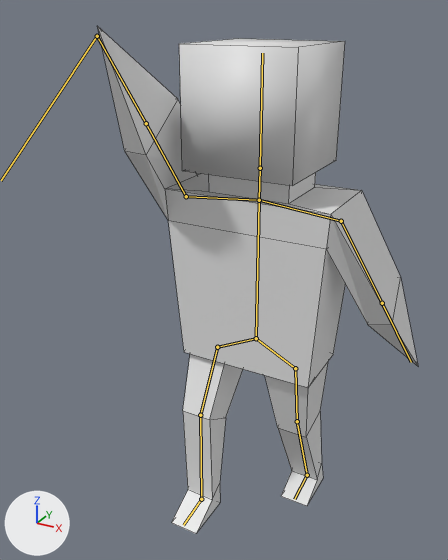
The Blender file ProjectLabyrinth/Assets/Models/PlayerChar.blend as it was, and as the next commit left it.
One viewpoint serves both versions: a camera (50 mm lens) standing at (1.84, -3.86, 3.95) and looking at (-0.05, -0.42, 2.22). Arrows for +X, +Y and +Z are at lower left; the lights stay in place. Both versions are drawn at frame 10 of the action 'AttackDU'; the numbers are the values there. The bones that bend it are drawn over the model as lines. Mesh edges are drawn as thin lines.

Names of what the first picture shows: 'PlayerModel'.
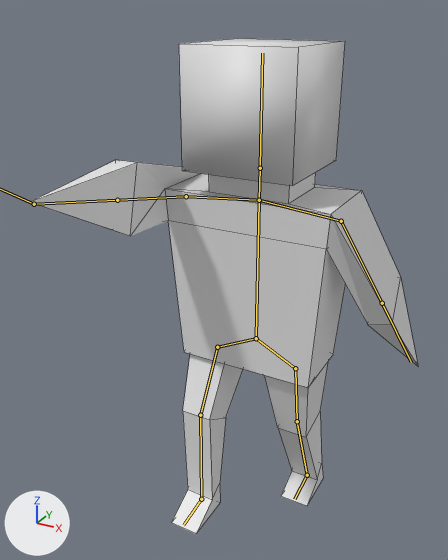
Edits to the scene script, one JSON object a line:
```json
{"block": "bone_arm_r", "where": "bone_arm_r = bpy.data.objects['Player'].pose.bones['Arm.R']  # child of 'Shoulder.R'"}
{"op": "set", "path": "bone_arm_r.location", "old": "(0.0, 0.0, 0.0)", "new": "(-0.036, 0.001, 0.0)"}
{"op": "set", "path": "bone_arm_r.rotation_quaternion", "old": "(0.643, -0.234, -0.25, 0.686)", "new": "(0.316, -0.247, -0.262, 0.317)", "note": "degrees (-40, 0, 94) -> degrees (-78, -1, 91)"}
```

What differs and where, as boxes (x1, y1, x2, y2) in the pictures (448 x 560 px):
```json
{"object": "PlayerModel", "change": "posed", "before": [98, 27, 418, 534], "after": [31, 38, 418, 534], "on screen": "21% wider"}
{"bone": "Arm.R", "before": "(186, 196) to (146, 123)", "after": "(186, 196) to (117, 200)"}
```
